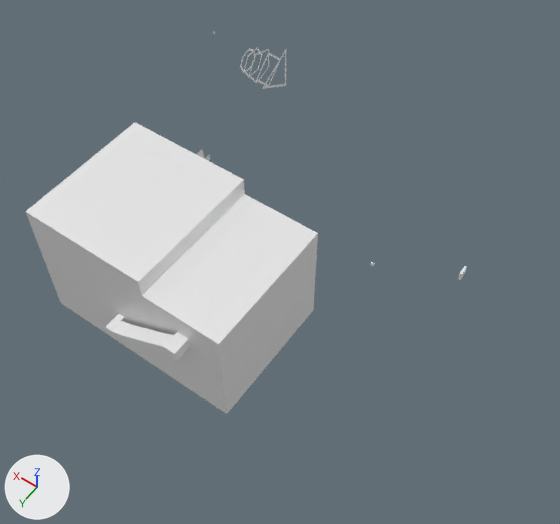
The Blender file blender_models/Timeless Shrine.blend, before and after one commit.
Before and after are seen from a 50 mm lens placed at (-226.0, 332.0, 470.0), pointed at (-11.0, 32.0, -3.0). The lights are fixed; the arrows at lower left show +X, +Y and +Z. The picture after the commit comes second.
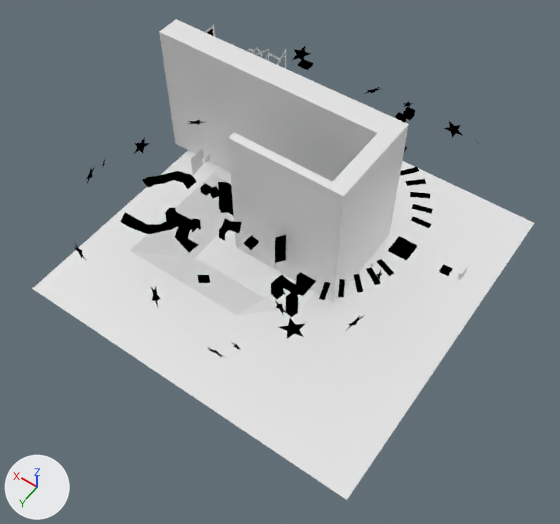
Changed parts and their boxes (x1, y1, x2, y2) in the pictures (560 x 524 px):
'Plane.020', shown
    after: (32, 151, 534, 500)
'Plane.013', hidden
    before: (25, 122, 318, 414)
'Plane.019', shown
    after: (121, 19, 452, 317)
'Plane.037', added
    after: (74, 46, 479, 357)

Diff of the bpy script that builds the scene:
```diff
--- a/blender_models/Timeless Shrine.blend.py
+++ b/blender_models/Timeless Shrine.blend.py
@@ me_plane_037 @@
+me_plane_037.from_pydata(...)  # 200 vertices, 160 faces; spans x -105.0..151.0, y -136.0..139.0, z 3.0..81.0
+me_plane_037.materials.append(mat_stainedglass)
@@ ob_plane_019 @@
 ob_plane_019.visible_shadow = False
-ob_plane_019.hide_set(True)
@@ ob_plane_020 @@
 ob_plane_020.visible_shadow = False
-ob_plane_020.hide_set(True)
@@ ob_plane_013 @@
 ob_plane_013.visible_shadow = False
+ob_plane_013.hide_set(True)
@@ ob_plane_037 @@
+ob_plane_037 = bpy.data.objects.new('Plane.037', me_plane_037)
+ob_plane_037.parent = ob_area_2
+ob_plane_037.location = (0.0, 0.0, 0.0)
+ob_plane_037.visible_shadow = False
```
